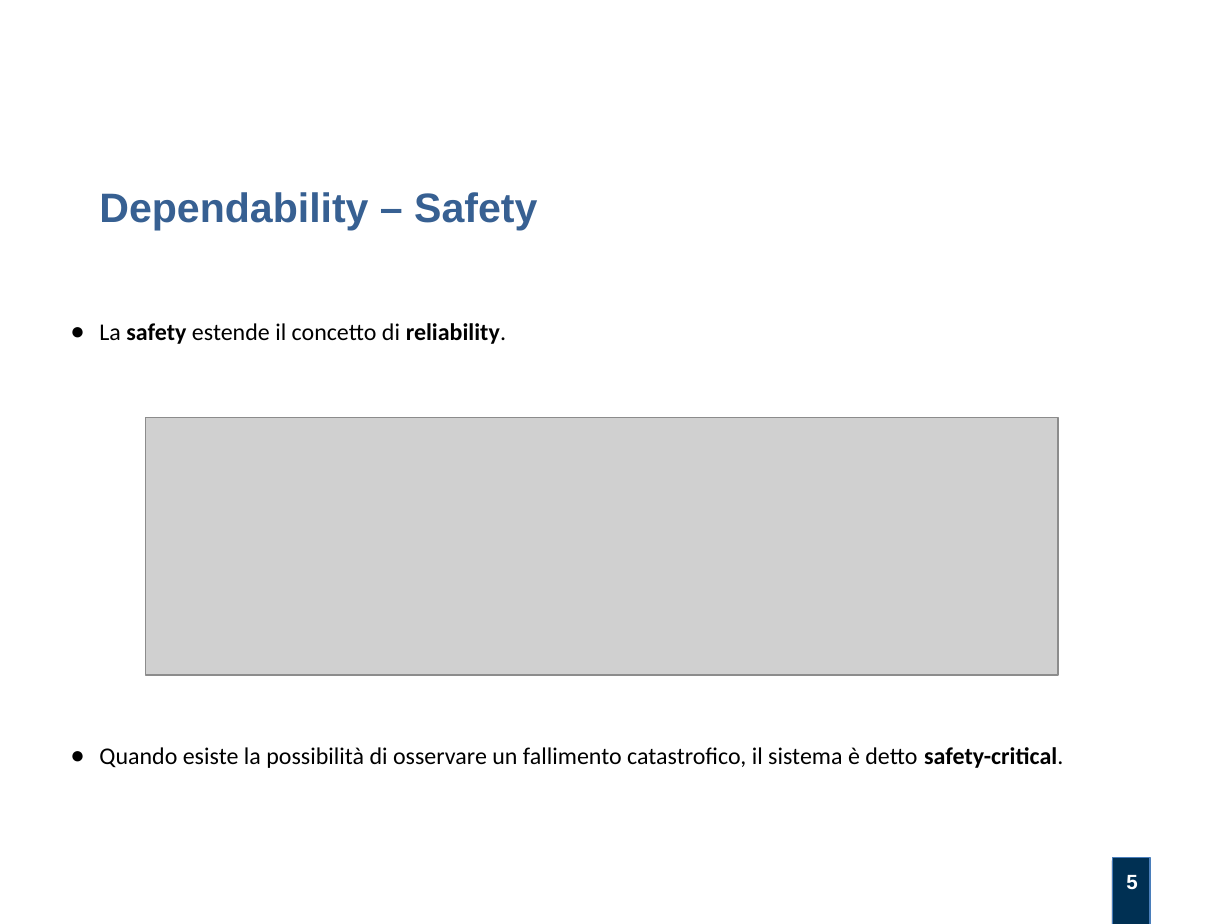
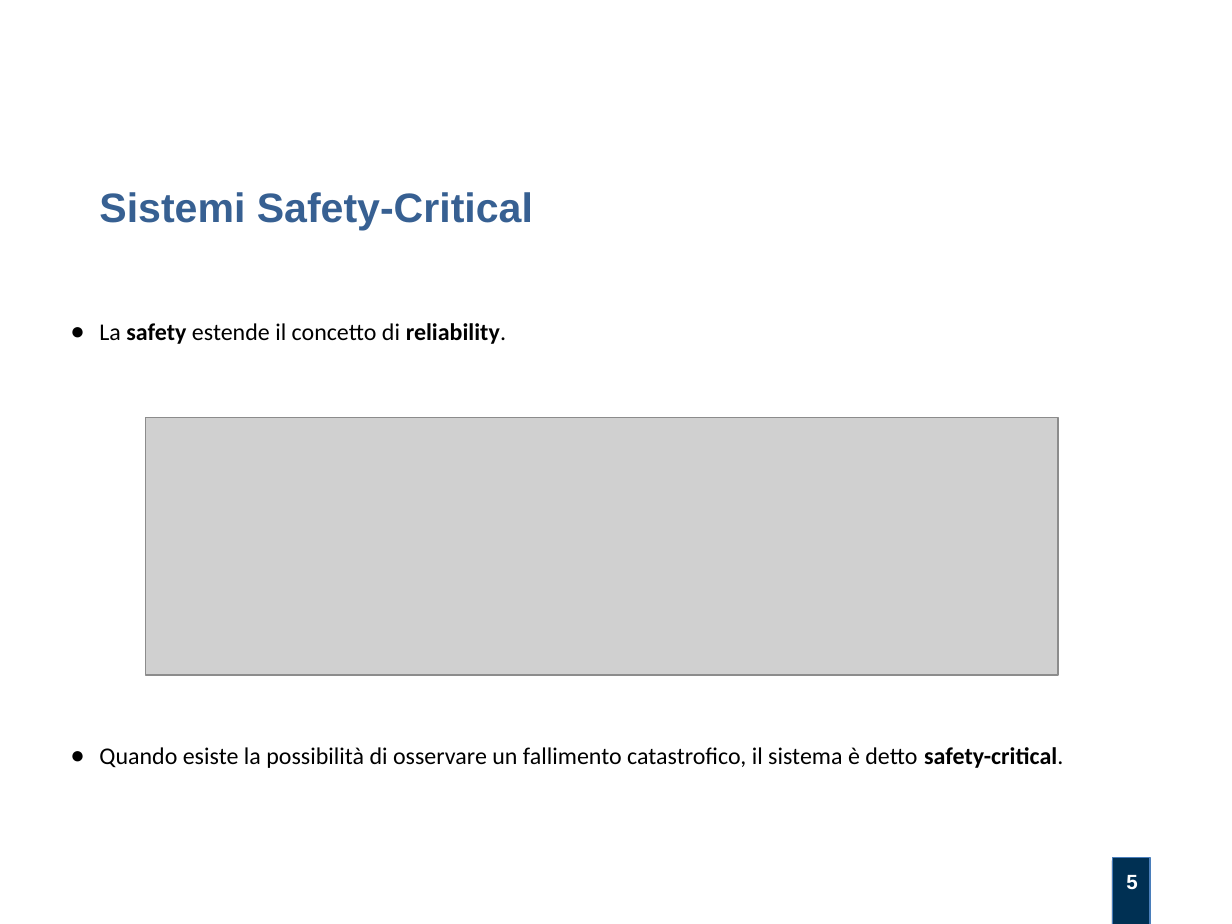
Before and after one commit to alexfoglia1/thesis, a slide deck: slide 5 of Slides/slides.odp. Drawn at 1232x924 pixels with LibreOffice and Linux fonts; fonts in the diff are those of the drawing; grey boxes stand for pictures; background and template pictures are left out. Boxes give left, top, right and bottom in pixels: in the first picture for what was removed or moved away, otherwise in the second. Text is boxed around its words. In the diff, an @@ line names an element or a change of style, - is before the commit and + after.

```diff
--- a/Slides/slides.odp
+++ b/Slides/slides.odp
@@ text at (99,192,533,231): text changed @@
-Dependability – Safety
+Sistemi Safety-Critical
```
Also in this commit, not shown: 3 other slides changed, 5 slides added, 10 other files.
